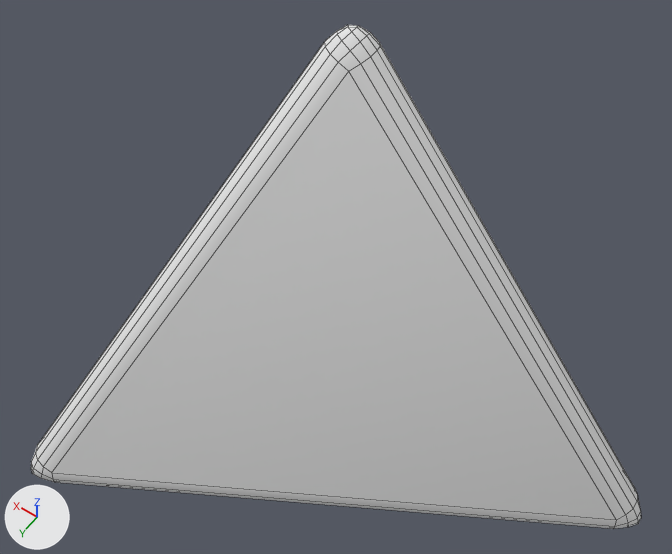
Before and after pictures for a commit that changed the Blender file Assets/Models/d4.blend.
Camera for both pictures: a camera (50 mm lens) standing at (0.2451, 0.2766, 1.0297) and looking at (0.4205, 0.031, 0.6438). Every picture has the same lights, and +X, +Y and +Z are marked at lower left. Mesh edges are drawn as thin lines.
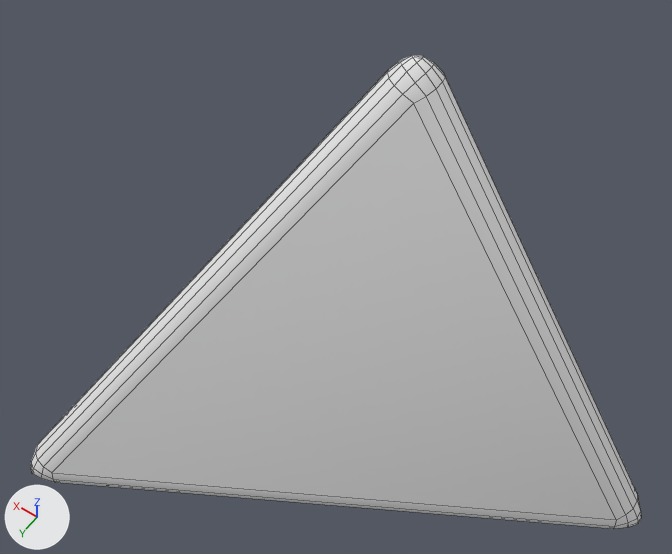
The newer file is also turned or shifted as a whole; pictures and numbers use the older file's frame.

Where the change shows, as pixel boxes [x1, y1, x2, y2] in the pictures (672 x 554 px; the box of a moved part takes in the faces that stretch with it):
'Cube', reshaped: before [31, 25, 641, 529]; after [31, 55, 641, 529]
part 1 of me_cube, moved or reshaped: before [36, 25, 637, 518]; after [36, 55, 637, 518]

Edits to the bpy script that builds the scene:
```text
Change me_cube:
    where me_cube.from_pydata(...)  # 108 vertices, 110 faces; spans x 0.036..0.346, y -0.18..0.18, z -0.127..0.131
    used by ob_cube; location = (0.1948, 0.0, 0.6455)
    me_cube part 1: all 27 vertices in x 0.227..0.253, y -0.013..0.013, z 0.119..0.131 are moved by (-0.034, 0.001, 0.0)
```
